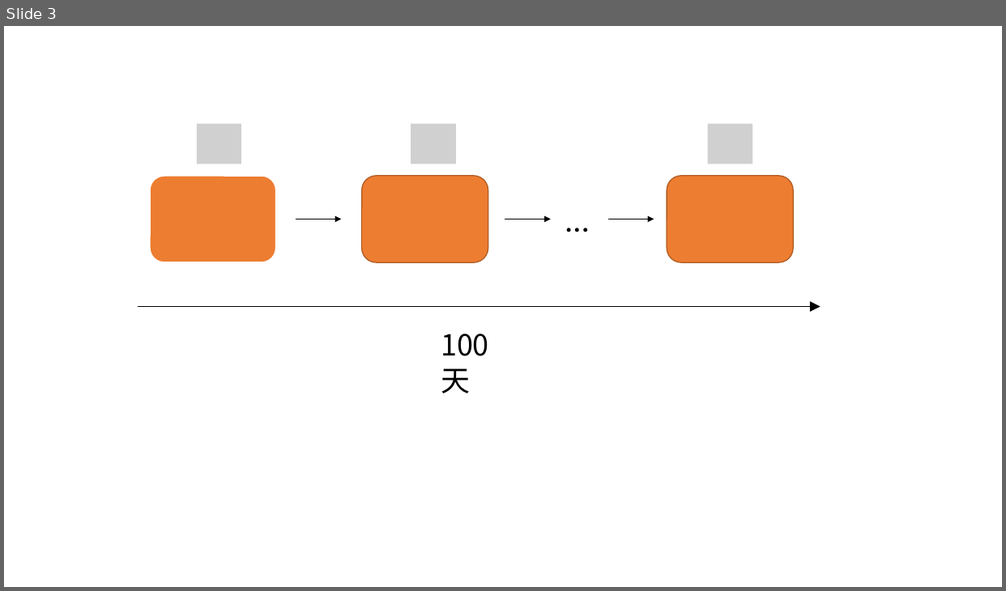
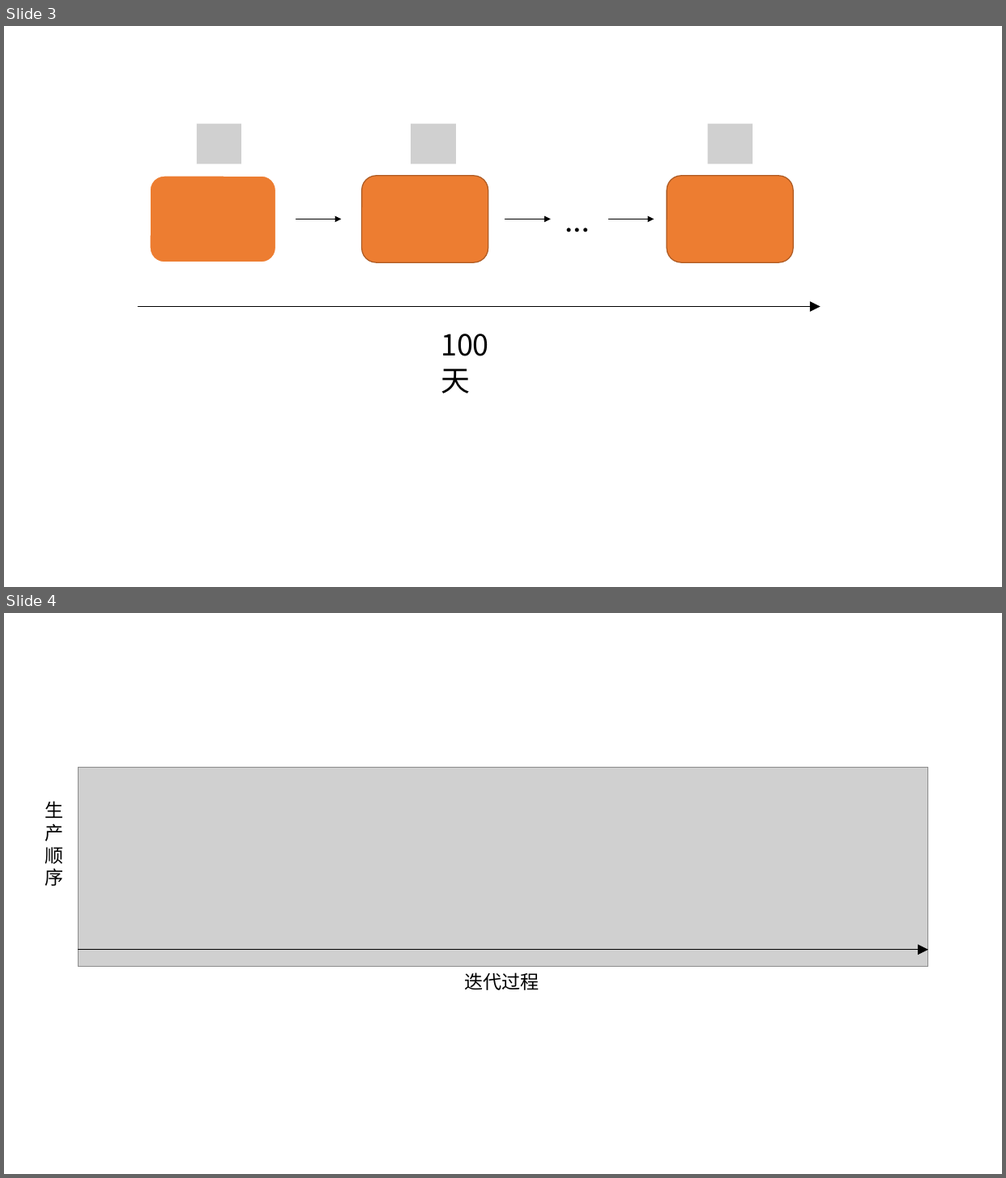
Before and after one commit to Yibeibankaishui/202151MATH, a slide deck: article/figures/流水线PPT.pptx. Shown one above the other, each under a label of ours: slide 3 before the commit, slides 3 and 4 after it. The pictures are 1006x591 and 1006x1178 pixels, drawn with LibreOffice and Linux fonts; fonts in the diff are those of the drawing; grey boxes stand for pictures. Boxes give left, top, right and bottom in pixels: in the first picture for what was removed or moved away, otherwise in the second. Text is boxed around its words. In the diff, an @@ line names an element or a change of style, - is before the commit and + after.

```diff
--- a/article/figures/流水线PPT.pptx
+++ b/article/figures/流水线PPT.pptx
@@ slide 4 added at (4, 613, 1002, 1174), background #FFFFFF @@
@@ picture added at (78, 767, 928, 967) @@
@@ text added at (44, 801, 63, 886), 18 pt, text #000000 @@
+生产顺序
@@ arrow added from (78, 950) to (928, 950), #000000 0.5 pt @@
@@ text added at (464, 973, 539, 990), 18 pt, text #000000 @@
+迭代过程
```
Also in this commit, not shown: 1 other slide added, 3 other files.
